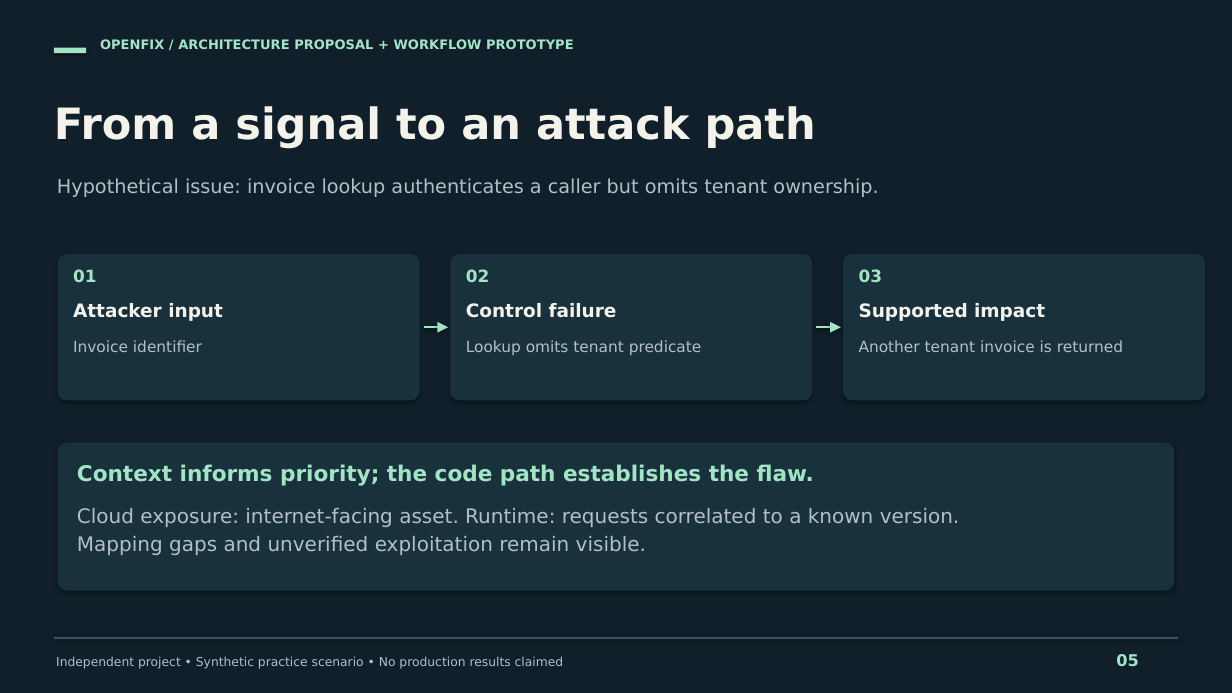
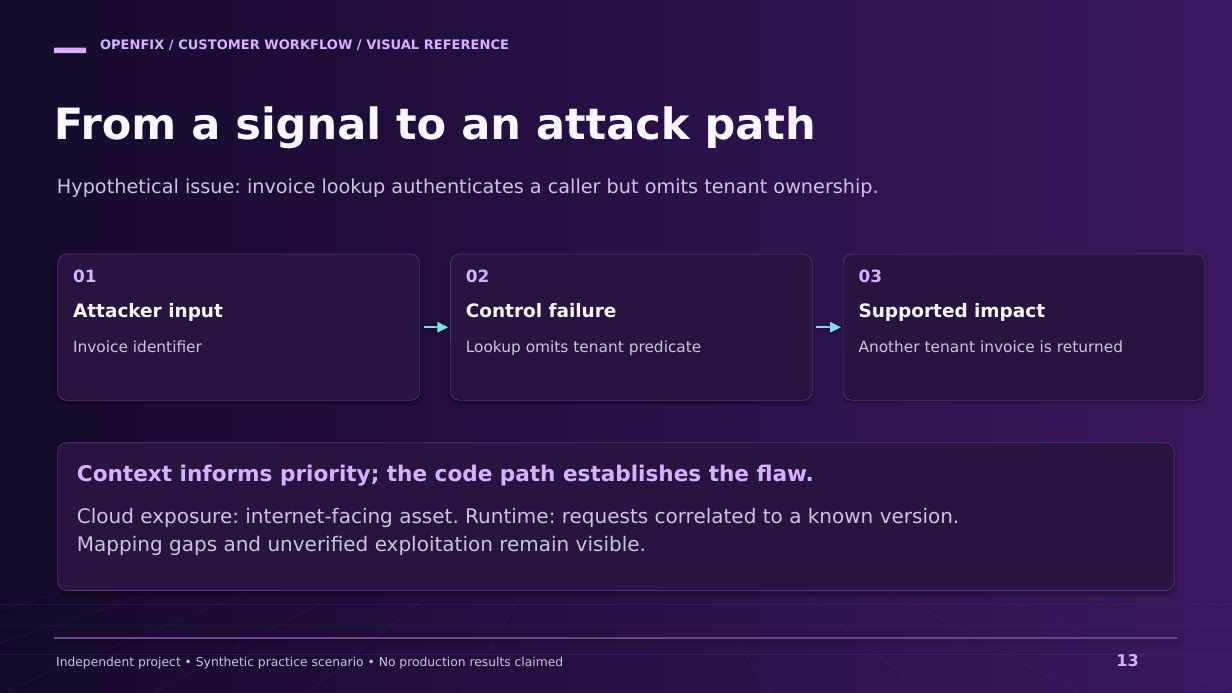
Before and after one commit to markusweldon/openfix, a slide deck: slide 13 of docs/prep/openfix-customer-workflow.pptx (slide 5 before the commit). Drawn at 1232x693 pixels with LibreOffice and Linux fonts; fonts in the diff are those of the drawing. Boxes give left, top, right and bottom in pixels: in the first picture for what was removed or moved away, otherwise in the second. Text is boxed around its words. In the diff, an @@ line names an element or a change of style, - is before the commit and + after.

Commit message:
Refocus OpenFix on customer workflows and restyle preparation assets
Add a prioritized runtime refactor plan, product capability map, exercise workbook, and editable whiteboard. Restyle and revise the 16-slide visual reference pack. Preserve explicit boundaries between the current CLI, standalone lifecycle prototype, and proposed integrations.

```diff
--- a/docs/prep/openfix-customer-workflow.pptx
+++ b/docs/prep/openfix-customer-workflow.pptx
@@ background #101F2A to #160A2C @@
@@ rectangle at <box>0,0,1232,693</box>: fill #101F2A to gradient #160A2C to #3A185F @@
@@ rounded rectangle at <box>54,48,86,53</box>: fill #A2E5C5 to #D7B0FF @@
@@ text at <box>100,39,509,49</box>: text changed; text colour #A2E5C5 to #D7B0FF @@
-OPENFIX / ARCHITECTURE PROPOSAL + WORKFLOW PROTOTYPE
+OPENFIX / CUSTOMER WORKFLOW / VISUAL REFERENCE
@@ text colour #F4F3EB to #FAF6FF in 4 elements at <box>54,106,816,148</box>, <box>73,303,223,321</box>, <box>466,303,617,318</box>, <box>859,303,1045,321</box> @@
@@ line (424, 327) - (443, 327): stroke #A2E5C5 2 pt to #82DDEA 2 pt @@
@@ triangle at <box>437,322,448,333</box>: fill #A2E5C5 to #82DDEA @@
@@ line (816, 327) - (835, 327): stroke #A2E5C5 2 pt to #82DDEA 2 pt @@
@@ triangle at <box>830,322,841,333</box>: fill #A2E5C5 to #82DDEA @@
@@ fill #19313D to #27143F; outline none to #583474 0.65 pt in 4 elements at <box>58,254,420,400</box>, <box>450,254,812,400</box>, <box>843,254,1205,400</box>, <box>58,443,1174,591</box> @@
@@ text colour #A2E5C5 to #D7B0FF in 4 elements at <box>73,269,96,282</box>, <box>466,269,489,282</box>, <box>859,269,882,282</box>, <box>77,464,814,486</box> @@
@@ text colour #B1C0C7 to #D0C1DF in 6 elements at <box>57,178,878,197</box>, <box>56,656,564,669</box>, <box>73,340,202,352</box>, <box>466,340,702,355</box>, <box>859,340,1123,352</box>, <box>77,508,960,555</box> @@
@@ line added from (62, 593) to (0, 693), #764396 0.6 pt @@
@@ line added from (154, 593) to (0, 693), #764396 0.6 pt @@
@@ line added from (246, 593) to (0, 693), #764396 0.6 pt @@
@@ line added from (339, 593) to (154, 693), #764396 0.6 pt @@
@@ line added from (431, 593) to (308, 693), #764396 0.6 pt @@
@@ line added from (524, 593) to (462, 693), #764396 0.6 pt @@
@@ line added from (616, 593) to (616, 693), #764396 0.6 pt @@
@@ line added from (708, 593) to (770, 693), #764396 0.6 pt @@
@@ line added from (801, 593) to (924, 693), #764396 0.6 pt @@
@@ line added from (893, 593) to (1078, 693), #764396 0.6 pt @@
@@ line added from (986, 593) to (1232, 693), #764396 0.6 pt @@
@@ line added from (1078, 593) to (1232, 693), #764396 0.6 pt @@
@@ line added from (1170, 593) to (1232, 693), #764396 0.6 pt @@
@@ line added from (0, 604) to (1232, 604), #764396 0.6 pt @@
@@ line added from (0, 625) to (1232, 625), #764396 0.6 pt @@
@@ line added from (0, 654) to (1232, 654), #764396 0.6 pt @@
@@ line (54, 638) - (1178, 638): stroke #395462 2 pt to #694789 2 pt @@
@@ text at <box>1116,654,1138,666</box>: text changed; text colour #A2E5C5 to #D7B0FF @@
-05
+13
```
Also in this commit, not shown: 12 other slides changed, 3 slides added, 1 slide removed, 21 other files.
